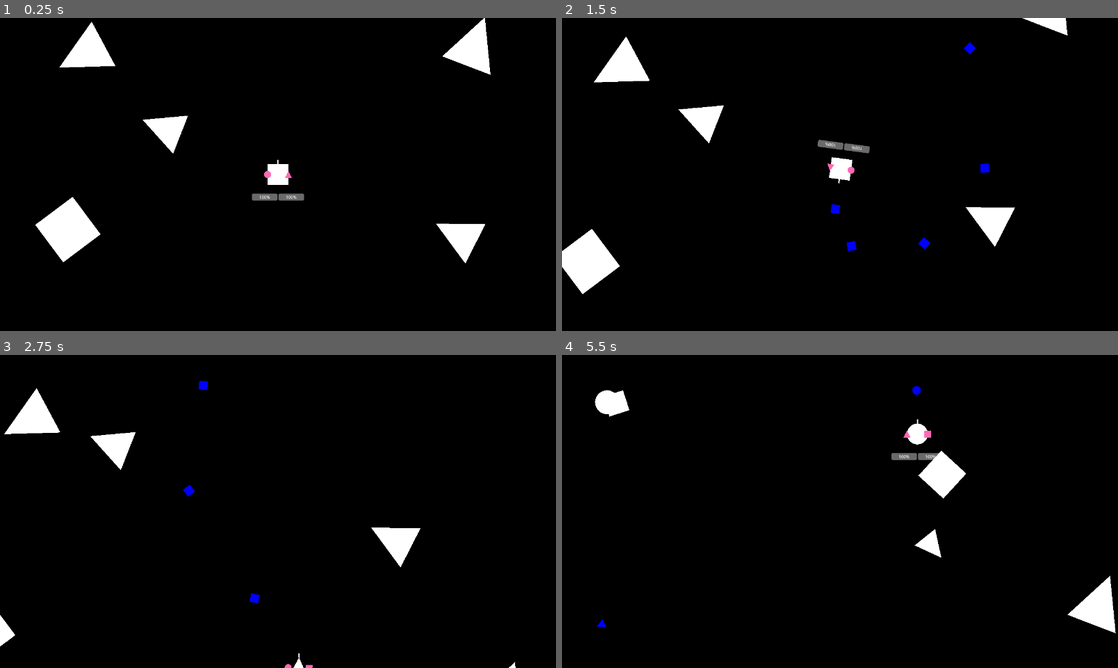
Above: before the commit, frames 1-4 (two rows, left to right).
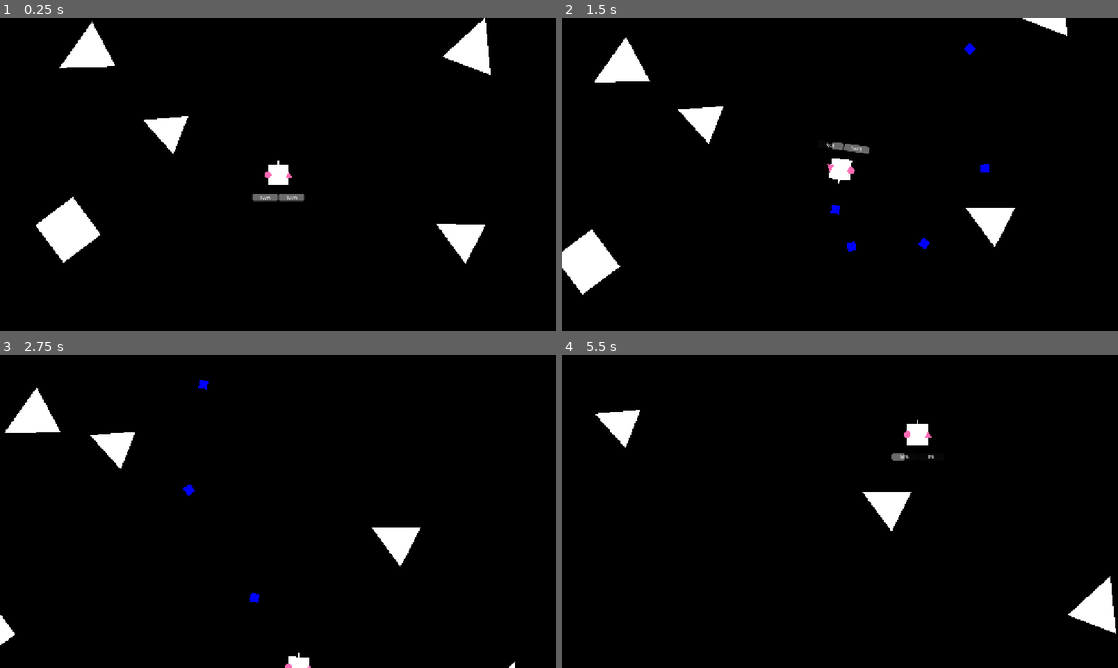
Above: after the commit, the same moments.

Repository: jbuehler23/blorg
Game: Godot game, scene res://scenes/screens/game.tscn
Same seed, same stepped clock (60 frames per second), same inputs: the game is played once before the commit and once after it. Before the commit the project starts from res://scenes/game.tscn.
Inputs:
- Up to frame 1 (0.25 s): no input
- Up to frame 2 (1.5 s): hold D (rotate_right) 0.53-1.28 s; hold Space (shoot) 0.53-1.28 s; hold S (backward) from 1.28 s (still down); tap Space (shoot) at 1.35 s
- Up to frame 3 (2.75 s): release S (backward) at 2.03 s; hold D (rotate_right) from 2.03 s (still down); hold Space (shoot) from 2.03 s (still down)
- Up to frame 4 (5.5 s): release D (rotate_right) at 2.78 s; release Space (shoot) at 2.78 s; hold W (forward) 2.78-3.53 s; tap Space (shoot) at 2.85, 4.35 s; hold Space (shoot) 3.53-4.28 s; hold A (rotate_left) 3.53-5.03 s; hold S (backward) from 5.03 s (still down); hold Space (shoot) from 5.03 s (still down)

The runs differ from the first frame. In frame 1, 0.4% of the frame differs, in the area x 6-89%, y 0-79%; in frame 2, 0.4%; in frame 3, 0.3%; in frame 4, 2.6%, in the area x 5-100%, y 9-90%.

Commit message:
feat: more polishing, and getting health bar working/respawn/death

Diff:
--- a/project.godot
+++ b/project.godot
@@ -11,18 +11,20 @@
 [application]
 
 config/name="blorg"
-run/main_scene="res://scenes/game.tscn"
+run/main_scene="res://scenes/screens/game.tscn"
 config/features=PackedStringArray("4.4", "Forward Plus")
 config/icon="res://icon.svg"
 
 [autoload]
 
-ShapeBuilder="*res://scripts/shape_builder.gd"
+ShapeBuilder="*res://scripts/globals/shape_builder.gd"
+Global="*res://scripts/globals/global.gd"
 
 [display]
 
 window/size/viewport_width=1280
 window/size/viewport_height=720
+window/stretch/mode="canvas_items"
 
 [input]
 
--- a/scenes/asteroids/asteroid.tscn
+++ b/scenes/asteroids/asteroid.tscn
@@ -11,3 +11,5 @@
 
 [node name="CollisionPolygon2D" type="CollisionPolygon2D" parent="."]
 polygon = PackedVector2Array(0, 8, 64, 8, 64, 72, 0, 72)
+
+[connection signal="body_entered" from="." to="." method="_on_body_entered"]
--- a/scenes/game.tscn
+++ /dev/null
@@ -1,37 +0,0 @@
-[gd_scene load_steps=4 format=3 uid="uid://btuoglk8nccmo"]
-
-[ext_resource type="PackedScene" uid="uid://df0x0v6cnu5vv" path="res://scenes/ships/player.tscn" id="1_5235u"]
-[ext_resource type="Script" uid="uid://c34hl32kw8c0g" path="res://scripts/game.gd" id="1_uqqga"]
-[ext_resource type="PackedScene" uid="uid://cimgh0dgo5fje" path="res://scenes/asteroids/asteroid.tscn" id="3_4dial"]
-
-[node name="Game" type="Node2D"]
-script = ExtResource("1_uqqga")
-
-[node name="Player" parent="." instance=ExtResource("1_5235u")]
-position = Vector2(640, 360)
-scale = Vector2(0.6, 0.6)
-ship_indicator_scale = 3
-
-[node name="Lasers" type="Node" parent="."]
-
-[node name="Asteroids" type="Node" parent="."]
-
-[node name="Asteroid" parent="Asteroids" instance=ExtResource("3_4dial")]
-position = Vector2(384, 256)
-shape = 1
-
-[node name="Asteroid2" parent="Asteroids" instance=ExtResource("3_4dial")]
-position = Vector2(200, 80)
-shape = 1
-
-[node name="Asteroid3" parent="Asteroids" instance=ExtResource("3_4dial")]
-position = Vector2(176, 472)
-shape = 1
-
-[node name="Asteroid4" parent="Asteroids" instance=ExtResource("3_4dial")]
-position = Vector2(1064, 504)
-shape = 1
-
-[node name="Asteroid5" parent="Asteroids" instance=ExtResource("3_4dial")]
-position = Vector2(1088, 72)
-shape = 1
--- a/scenes/laser/laser.tscn
+++ b/scenes/laser/laser.tscn
@@ -1,6 +1,6 @@
 [gd_scene load_steps=2 format=3 uid="uid://bov58kwrig3yg"]
 
-[ext_resource type="Script" uid="uid://d3olhyl6rbc6g" path="res://scripts/laser.gd" id="1_3a3ko"]
+[ext_resource type="Script" uid="uid://d3olhyl6rbc6g" path="res://scripts/laser/laser.gd" id="1_3a3ko"]
 
 [node name="Laser" type="Area2D"]
 collision_layer = 8
--- /dev/null
+++ b/scenes/screens/game.tscn
@@ -0,0 +1,52 @@
+[gd_scene load_steps=5 format=3 uid="uid://btuoglk8nccmo"]
+
+[ext_resource type="Script" uid="uid://c34hl32kw8c0g" path="res://scripts/globals/game.gd" id="1_o78e0"]
+[ext_resource type="Script" uid="uid://cj2krpjorx8vx" path="res://scripts/ui/camera_shake.gd" id="2_ln6eb"]
+[ext_resource type="PackedScene" uid="uid://df0x0v6cnu5vv" path="res://scenes/ships/player.tscn" id="3_4ji0l"]
+[ext_resource type="PackedScene" uid="uid://cimgh0dgo5fje" path="res://scenes/asteroids/asteroid.tscn" id="4_0q6jn"]
+
+[node name="Game" type="Node2D"]
+script = ExtResource("1_o78e0")
+
+[node name="Camera2D" type="Camera2D" parent="."]
+offset = Vector2(640, 360)
+drag_left_margin = 0.0
+drag_top_margin = 0.0
+drag_right_margin = 0.0
+drag_bottom_margin = 0.0
+script = ExtResource("2_ln6eb")
+default_offset = Vector2(640, 360)
+
+[node name="Timer" type="Timer" parent="Camera2D"]
+
+[node name="Player" parent="." instance=ExtResource("3_4ji0l")]
+position = Vector2(640, 360)
+scale = Vector2(0.6, 0.6)
+ship_indicator_scale = 3
+
+[node name="Lasers" type="Node" parent="."]
+
+[node name="Asteroids" type="Node" parent="."]
+
+[node name="Asteroid" parent="Asteroids" instance=ExtResource("4_0q6jn")]
+position = Vector2(384, 256)
+shape = 1
+
+[node name="Asteroid2" parent="Asteroids" instance=ExtResource("4_0q6jn")]
+position = Vector2(200, 80)
+shape = 1
+
+[node name="Asteroid3" parent="Asteroids" instance=ExtResource("4_0q6jn")]
+position = Vector2(176, 472)
+shape = 1
+
+[node name="Asteroid4" parent="Asteroids" instance=ExtResource("4_0q6jn")]
+position = Vector2(1064, 504)
+shape = 1
+
+[node name="Asteroid5" parent="Asteroids" instance=ExtResource("4_0q6jn")]
+position = Vector2(1088, 72)
+shape = 1
+
+[connection signal="timeout" from="Camera2D/Timer" to="Camera2D" method="_on_timer_timeout"]
+[connection signal="died" from="Player" to="." method="_on_player_died"]
--- a/scenes/hud.tscn
+++ b/scenes/screens/hud.tscn
@@ -1,7 +1,6 @@
-[gd_scene load_steps=3 format=3 uid="uid://d1su5kypdx6kv"]
+[gd_scene load_steps=2 format=3 uid="uid://d1su5kypdx6kv"]
 
 [ext_resource type="Script" uid="uid://biwb383vefovv" path="res://scripts/ui/hud.gd" id="1_ahhtf"]
-[ext_resource type="Script" uid="uid://cqcpedqlpp3j4" path="res://scripts/ui/charges_bar.gd" id="2_oo0fn"]
 
 [node name="HUD" type="Control"]
 layout_mode = 3
@@ -32,6 +31,4 @@
 layout_mode = 2
 size_flags_horizontal = 3
 size_flags_vertical = 8
-max_value = 10.0
-value = 10.0
-script = ExtResource("2_oo0fn")
+value = 100.0
--- a/scenes/ships/player.tscn
+++ b/scenes/ships/player.tscn
@@ -1,7 +1,7 @@
 [gd_scene load_steps=3 format=3 uid="uid://df0x0v6cnu5vv"]
 
 [ext_resource type="Script" uid="uid://q5p7xnbvu742" path="res://scripts/ships/player.gd" id="1_tn02d"]
-[ext_resource type="PackedScene" uid="uid://d1su5kypdx6kv" path="res://scenes/hud.tscn" id="2_p7acf"]
+[ext_resource type="PackedScene" uid="uid://d1su5kypdx6kv" path="res://scenes/screens/hud.tscn" id="2_p7acf"]
 
 [node name="Player" type="CharacterBody2D"]
 collision_layer = 2
@@ -35,3 +35,6 @@
 position = Vector2(-40, 0)
 
 [node name="Polygon2D" type="Polygon2D" parent="LeftIndicator"]
+
+[connection signal="charge_changed" from="." to="HUD" method="_on_player_charge_changed"]
+[connection signal="take_damage" from="." to="HUD" method="_on_player_take_damage"]
--- a/scripts/asteroids/asteroid.gd
+++ b/scripts/asteroids/asteroid.gd
@@ -5,7 +5,7 @@
 var movement_vector := Vector2(0, -1)
 var speed := 50.0
 @export var asteroid_size := AsteroidSize.LARGE
-@export var shape := Shape.TRIANGLE
+@export var shape := ShapeBuilder.Type.TRIANGLE
 
 @onready var polygon_2d: Polygon2D = $Polygon2D
 @onready var collision_polygon_2d: CollisionPolygon2D = $CollisionPolygon2D
@@ -15,12 +15,6 @@
 	LARGE,
 	MEDIUM,
 	SMALL
-}
-
-enum Shape {
-	TRIANGLE,
-	CIRCLE,
-	SQUARE
 }
 
 # Called when the node enters the scene tree for the first time.
@@ -41,7 +35,7 @@
 			speed = randf_range(100.0, 200.0)
 			shape_size = randf_range(7.0, 10.0)
 			points = 25
-	ShapeBuilder.generate_random_shape(shape_size, polygon_2d)
+	shape = ShapeBuilder.generate_random_shape(shape_size, polygon_2d)
 	collision_polygon_2d.polygon = polygon_2d.polygon
 
 
@@ -65,3 +59,30 @@
 func explode() -> void:
 	emit_signal("exploded", global_position, asteroid_size, points)
 	queue_free()
+
+
+
+
+func _on_body_entered(body: Node2D) -> void:
+	if body is Ship:
+		if body.shape == shape:
+			##TODO: use a cooldown instead, seems to hard to restrict shooting entirely
+			if body.charges < body.max_charges:
+				print(str("increasing charges"))
+				body.can_fire = true
+				match asteroid_size:
+					AsteroidSize.LARGE:
+						body.charges += 5
+					AsteroidSize.MEDIUM:
+						body.charges += 3
+					AsteroidSize.SMALL:
+						body.charges += 1
+				body.charge_changed.emit(body.charges, body.max_charges)
+		else:
+			match asteroid_size:
+					AsteroidSize.LARGE:
+						body.damage(50)
+					AsteroidSize.MEDIUM:
+						body.damage(30)
+					AsteroidSize.SMALL:
+						body.damage(10)
--- a/scripts/game.gd
+++ b/scripts/globals/game.gd
@@ -10,6 +10,7 @@
 # Called when the node enters the scene tree for the first time.
 func _ready() -> void:
 	player.connect("laser_shot", _on_player_laser_shot)
+
 
 	for asteroid in asteroids.get_children():
 		asteroid.connect("exploded", _on_asteroid_exploded)
@@ -41,3 +42,9 @@
 	a.asteroid_size = size
 	a.connect("exploded", _on_asteroid_exploded)
 	asteroids.call_deferred("add_child", a)
+
+
+
+func _on_player_died() -> void:
+	#TODO: play a new scene or game over or something
+	get_tree().call_deferred("reload_current_scene")
--- /dev/null
+++ b/scripts/globals/global.gd
@@ -0,0 +1,3 @@
+extends Node
+
+@export var camera = null
--- a/scripts/ships/player.gd
+++ b/scripts/ships/player.gd
@@ -1,15 +1,22 @@
-extends CharacterBody2D
+class_name Ship extends CharacterBody2D
 
 signal laser_shot(laser)
-signal charge_depleted(charges)
+signal charge_changed(charges, max_charges)
+signal died()
+signal take_damage(damage, max_health)
 
 @export var acceleration := 10.0
 @export var max_speed := 350.0
 @export var rotation_speed := 250.0
 @export var rate_of_fire := 0.15
+@export var recharge_cooldown := 3.0
 @export var ship_size := 40.0
 @export var ship_indicator_scale := 4
 @export var max_charges := 10
+
+@export var max_health := 100.0
+var current_health
+
 @export var shape: ShapeBuilder.Type = ShapeBuilder.Type.TRIANGLE
 
 @onready var muzzle: Node2D = $Muzzle
@@ -18,6 +25,7 @@
 @onready var right_indicator: Polygon2D = $RightIndicator/Polygon2D
 @onready var left_indicator: Polygon2D = $LeftIndicator/Polygon2D
 
+var can_fire: bool = true
 
 var laser_scene = preload("res://scenes/laser/laser.tscn")
 var charges = null
@@ -25,20 +33,19 @@
 
 
 func _ready() -> void:
+	current_health = max_health
 	draw_new_ship()
+	can_fire = true
+	charges = max_charges
 
 
 func _process(_delta: float) -> void:
-	if Input.is_action_pressed("shoot"):
-		if not shoot_cd:
+	if Input.is_action_pressed("shoot") and can_fire:
+		if not shoot_cd and charges > 0:
 			shoot_cd = true
 			shoot_laser()
 			await get_tree().create_timer(rate_of_fire).timeout
 			shoot_cd = false
-
-	if charges <= 0:
-		draw_new_ship()
-
 
 func _physics_process(delta: float) -> void:
 	var direction := Vector2(0, Input.get_axis("forward", "backward"))
@@ -75,10 +82,18 @@
 	l.rotation = rotation
 	l.shape = shape
 	emit_signal("laser_shot", l)
-	emit_signal("charge_depleted", charges)
+	emit_signal("charge_changed", charges, max_charges)
+	Global.camera.shake(0.2, 3)
+
+	if charges <= 0:
+		can_fire = false
+		await get_tree().create_timer(recharge_cooldown).timeout
+		charges = max_charges
+		can_fire = true
+		draw_new_ship()
+		emit_signal("charge_changed", charges, max_charges)
 
 func draw_new_ship() -> void:
-	charges = max_charges
 	shape = ShapeBuilder.generate_random_shape(ship_size, ship)
 	var ship_indicator_size = ship_size / ship_indicator_scale
 	collision_polygon_2d.polygon = ship.polygon
@@ -98,3 +113,15 @@
 
 	right_indicator.color = Color.HOT_PINK
 	left_indicator.color = Color.HOT_PINK
+
+func damage(amount: float) -> void:
+	current_health -= amount
+	take_damage.emit(current_health, max_health)
+	if current_health <= 0:
+		die()
+
+func die():
+	died.emit()
+	#ship.visible = false
+	#process_mode = Node.PROCESS_MODE_DISABLED
+	queue_free()
--- /dev/null
+++ b/scripts/ui/camera_shake.gd
@@ -0,0 +1,36 @@
+extends Camera2D
+
+@export var shake_amount : float = 0
+@export var default_offset : Vector2 = offset
+
+
+@onready var timer: Timer = $Timer
+
+var shake_active := false
+
+func _ready():
+	Global.camera = self
+	default_offset = offset
+	randomize()
+
+func _process(_delta: float):
+	if shake_active:
+		offset = default_offset + Vector2(
+			randf_range(-1, 1) * shake_amount,
+			randf_range(-1, 1) * shake_amount
+		)
+	else:
+		offset = default_offset
+
+
+func shake(time: float, amount: float):
+	shake_amount = amount
+	shake_active = true
+	timer.wait_time = time
+	timer.start()
+
+
+
+func _on_timer_timeout() -> void:
+	shake_active = false
+	offset = default_offset
--- a/scripts/ui/charges_bar.gd
+++ b/scripts/ui/charges_bar.gd
@@ -1,4 +1,6 @@
 extends ProgressBar
+@onready var charges_bar: ProgressBar = $HBoxContainer/ChargesBar
+@onready var health_bar: ProgressBar = $HBoxContainer/HealthBar
 
 
 # Called when the node enters the scene tree for the first time.
--- a/scripts/ui/hud.gd
+++ b/scripts/ui/hud.gd
@@ -1,10 +1,10 @@
 extends Control
+@onready var charges_bar: ProgressBar = $HBoxContainer/ChargesBar
+@onready var health_bar: ProgressBar = $HBoxContainer/HealthBar
 
-# Called when the node enters the scene tree for the first time.
-func _ready() -> void:
-	pass # Replace with function body.
+func _on_player_charge_changed(charges: float, max_charges: float) -> void:
+	charges_bar.value = charges * 100 / max_charges
 
 
-# Called every frame. 'delta' is the elapsed time since the previous frame.
-func _process(delta: float) -> void:
-	pass
+func _on_player_take_damage(damage: float, max_health: float) -> void:
+	health_bar.value = damage * 100 / max_health
Renamed: scripts/game.gd.uid -> scripts/globals/game.gd.uid
Not shown, added: scripts/globals/global.gd.uid
Renamed: scripts/shape_builder.gd -> scripts/globals/shape_builder.gd
Renamed: scripts/shape_builder.gd.uid -> scripts/globals/shape_builder.gd.uid
Renamed: scripts/laser.gd -> scripts/laser/laser.gd
Renamed: scripts/laser.gd.uid -> scripts/laser/laser.gd.uid
Not shown, added: scripts/ui/camera_shake.gd.uid
